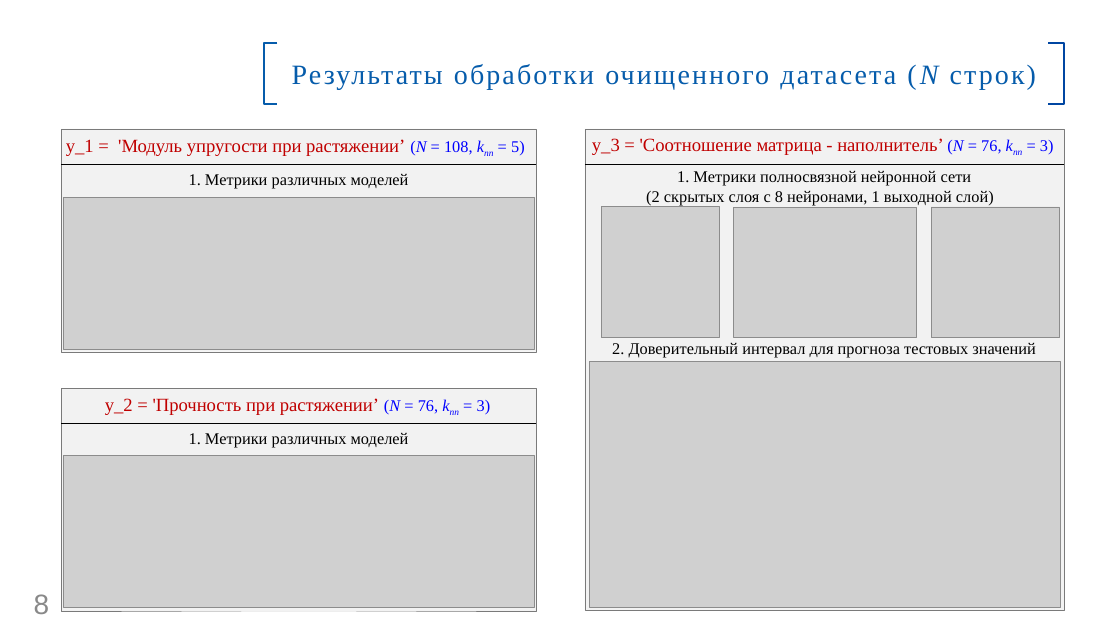
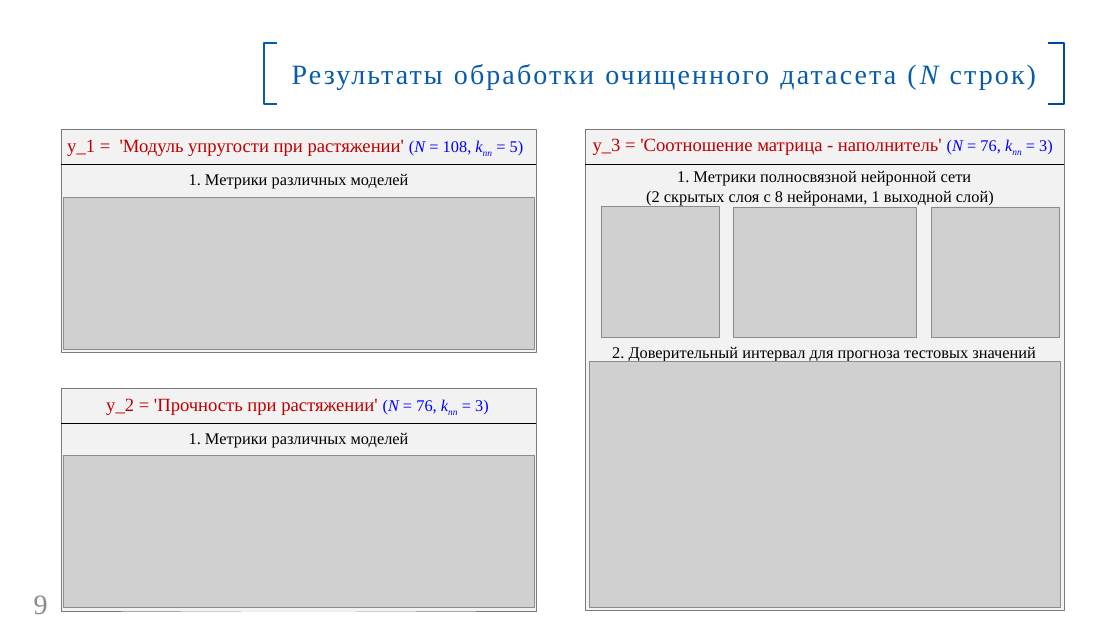
Before and after one commit to GorshkovAndrey/BMSTU, a slide deck: slide 9 of Для защиты ВКР/Презентация ВКР. Горшков А. В..pptx (slide 8 before the commit). Drawn at 1120x630 pixels with LibreOffice and Linux fonts; fonts in the diff are those of the drawing; grey boxes stand for pictures; background and template pictures are left out. Boxes give left, top, right and bottom in pixels: in the first picture for what was removed or moved away, otherwise in the second. Text is boxed around its words. In the diff, an @@ line names an element or a change of style, - is before the commit and + after.

```diff
--- a/Для защиты ВКР/Презентация ВКР. Горшков А. В..pptx
+++ b/Для защиты ВКР/Презентация ВКР. Горшков А. В..pptx
@@ text at [67,139,524,156]: text changed @@
-y_1 = 'Модуль упругости при растяжении’ (N = 108, knn = 5)
+y_1 = 'Модуль упругости при растяжении' (N = 108, knn = 5)
@@ text at [593,138,1053,155]: text changed @@
-y_3 = 'Соотношение матрица - наполнитель’ (N = 76, knn = 3)
+y_3 = 'Соотношение матрица - наполнитель' (N = 76, knn = 3)
@@ text "2. Доверительный интервал для прогноза ...": place and size @@
-text "2. Доверительный интервал для прогноза ..." at [612,342,1036,358]
+text "2. Доверительный интервал для прогноза ..." at [612,346,1036,362]
@@ text at [106,398,489,415]: text changed @@
-y_2 = 'Прочность при растяжении’ (N = 76, knn = 3)
+y_2 = 'Прочность при растяжении' (N = 76, knn = 3)
@@ page number at [34,595,48,614]: text changed; font Arial to Times New Roman @@
-8
+9
```
Also in this commit, not shown: 6 other slides changed, 2 slides added.
